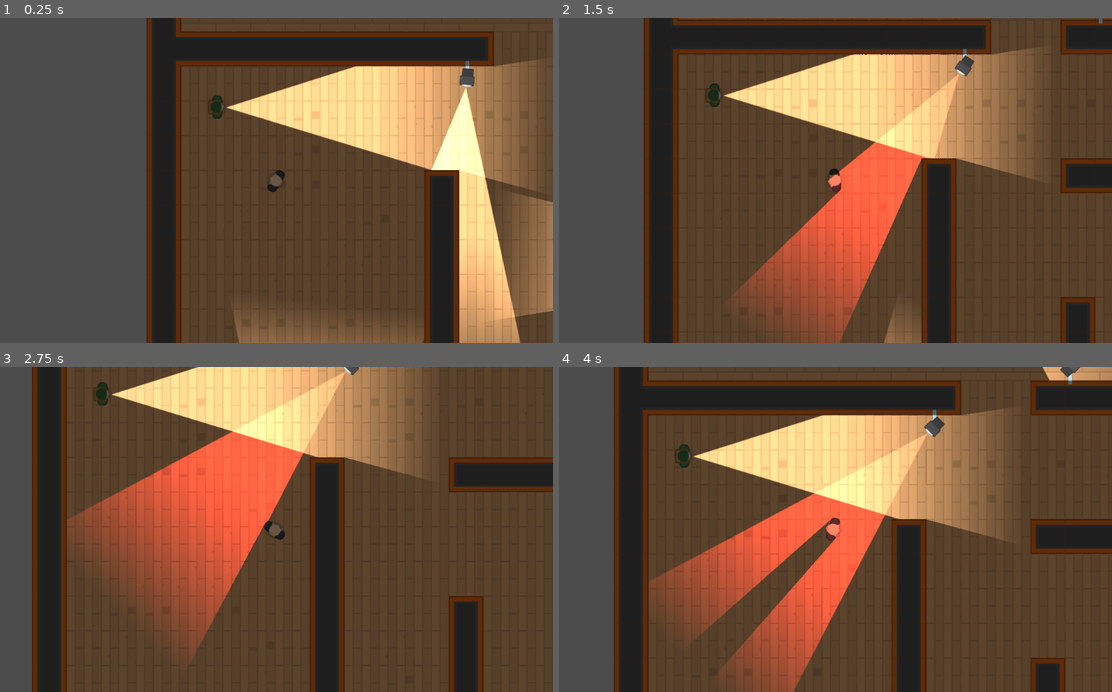
Above: before the commit, frames 1-4 (two rows, left to right).
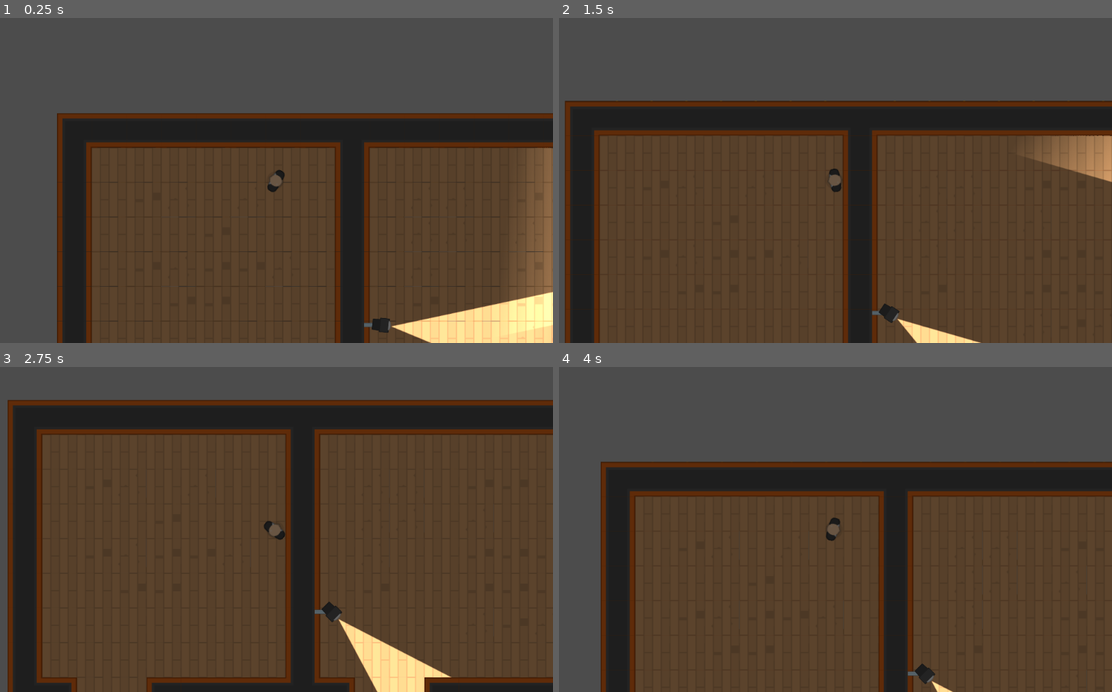
Above: after the commit, the same moments.

Repository: ericmdunn/Heist-Meisters
Game: Godot game, scene res://Levels/Level5.tscn
Same seed, same stepped clock (60 frames per second), same inputs: the game is played once before the commit and once after it. This scene is started directly instead of the project's main scene.
Inputs (mouse positions are in pixels of both pictures, inside the frame that each line leads up to):
- Up to frame 1 (0.25 s): no input
- Up to frame 2 (1.5 s): move the mouse to (957, 164) at 0.52 s; hold D (move_right) 0.53-1.28 s; hold E (toggle_flashlight) 0.53-1.28 s; move the mouse to (724, 196) at 1.27 s; hold S (move_down) from 1.28 s (still down); tap E (toggle_flashlight) at 1.35 s
- Up to frame 3 (2.75 s): move the mouse to (331, 458) at 2.02 s; release S (move_down) at 2.03 s; hold D (move_right) from 2.03 s (still down); hold E (toggle_flashlight) from 2.03 s (still down)
- Up to frame 4 (4 s): move the mouse to (807, 594) at 2.77 s; release D (move_right) at 2.78 s; release E (toggle_flashlight) at 2.78 s; hold W (move_up) 2.78-3.53 s; tap E (toggle_flashlight) at 2.85 s; move the mouse to (1001, 578) at 3.52 s; hold A (move_left) from 3.53 s (still down); hold E (toggle_flashlight) from 3.53 s (still down)

The runs differ from the first frame. In frame 1, 61% of the frame differs, in the area x 10-100%, y 0-100%; in frame 2, 64%, in the area x 1-100%, y 0-100%; in frame 3, 59%; in frame 4, 59%.
Error before the commit: Attempt to call function 'get_children' in base 'null instance' on a null instance. (res://NPCs/Guard.gd:21)

Commit message:
Added circular paths to guards; 2s delay still exists between cycles

Diff:
--- a/project/Levels/Level4.tscn
+++ b/project/Levels/Level4.tscn
@@ -9,10 +9,11 @@
 tile_data = PoolIntArray( 196610, 3, 0, 196611, 3, 2, 196612, 3, 2, 196613, 3, 2, 196614, 3, 3, 196615, 3, 2, 196616, 3 …(3833 unchanged characters)…
 
 [node name="Furniture" parent="Navigation2D" index="2"]
-tile_data = PoolIntArray( 262168, 1073741841, 0, 327710, -2147483633, 0, 524318, -1073741812, 0, 589854, -1073741811, 0, 655390, -2147483636, 0 )
+tile_data = PoolIntArray( 262171, 1073741841, 0, 262172, -536870892, 0, 262173, 1073741841, 0, 262174, -536870881, 0, 524295, -536870900, 0, 524318, -1073741812, 0, 589831, -536870899, 0, 589854, -1073741811, 0, 655367, -1610612724, 0, 655390, -2147483636, 0 )
 
 [node name="Guard" parent="Guards" index="0" instance=ExtResource( 1 )]
 position = Vector2( 491.221, 348 )
+move_in_circle = true
 
 [node name="Destinations" type="Node" parent="Guards/Guard" index="5"]
 
--- a/project/Levels/Level5.tscn
+++ b/project/Levels/Level5.tscn
@@ -82,7 +82,8 @@
 position = Vector2( 1229.41, 914.107 )
 
 [node name="PlayerCharacter" parent="." index="1"]
-position = Vector2( 232.087, 1042.71 )
+position = Vector2( 396.903, 124.452 )
+rotation = 1.5708
 
 [node name="Camera" parent="Cameras" index="0" instance=ExtResource( 2 )]
 position = Vector2( 577.041, 391.062 )
@@ -120,3 +121,5 @@
 
 [node name="Guard" parent="Guards" index="0" instance=ExtResource( 3 )]
 position = Vector2( 125.716, 906.949 )
+
+[node name="Destinations" type="Node" parent="Guards/Guard" index="5"]
--- a/project/NPCs/Guard.gd
+++ b/project/NPCs/Guard.gd
@@ -13,11 +13,15 @@
 
 export var minimum_arrival_distance = 5
 export var walk_speed = 0.5
+export var move_in_circle = false
 
 
 func _ready():
 	randomize()
-
+	if move_in_circle:
+		$Timer.set_wait_time(0)
+		print("Has set_wait_time been set properly?")
+		print($Timer.get_wait_time())
 	possible_destinations = destinations.get_children()
 	make_path()
 
@@ -58,21 +62,21 @@
 	if path.size() > 0:
 		path.remove(0)
 
-	if direction == 1:
+	if direction == 1 or move_in_circle:
 		for destination in possible_destinations:
 			path.push_back(destination.position)
 		direction = -1
 		print(direction)
 		print(path)
 	else:
-		print("Possible_destinations.size() = " + str(possible_destinations.size()))
+#		print("Possible_destinations.size() = " + str(possible_destinations.size()))
 		for destination in possible_destinations:
 			path.push_front(destination.position)
 #		for destination in range(possible_destinations.size(), 0):
 #			path.append(possible_destinations[destination].position)
 		direction = 1
-		print("Direction = " + str(direction))
-		print("Path = " + str(path))
+#		print("Direction = " + str(direction))
+#		print("Path = " + str(path))
 
 # This is the old make_path which runs on random locations and uses
 # get_smple_path(), which doesn't work very well. New make_path is above
